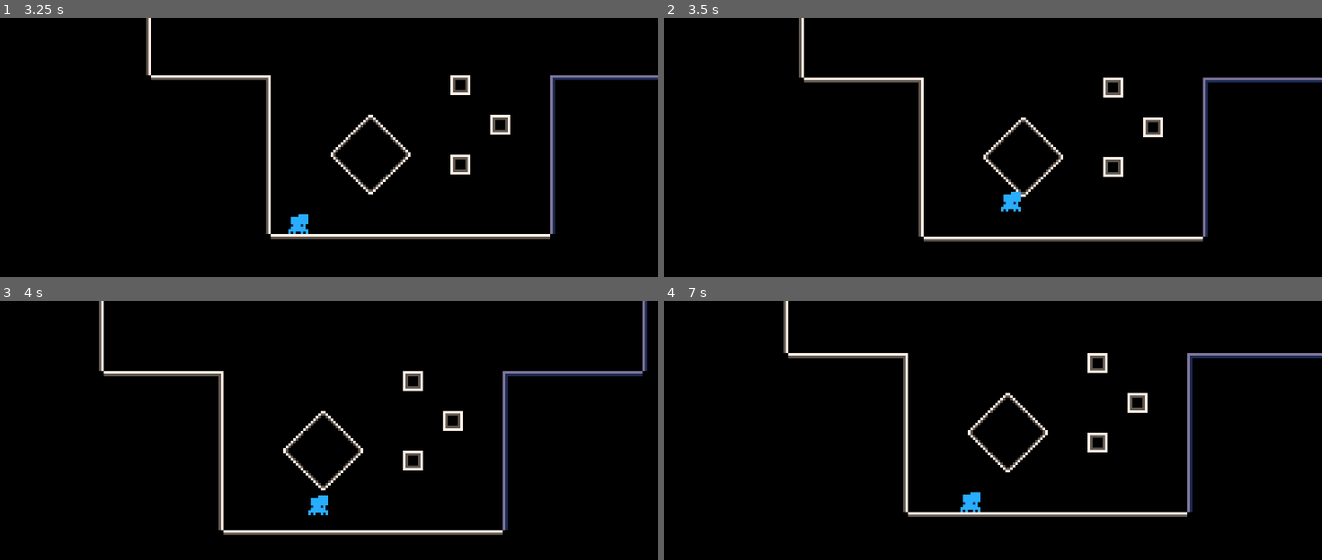
Above: before the commit, frames 1-4 (two rows, left to right).
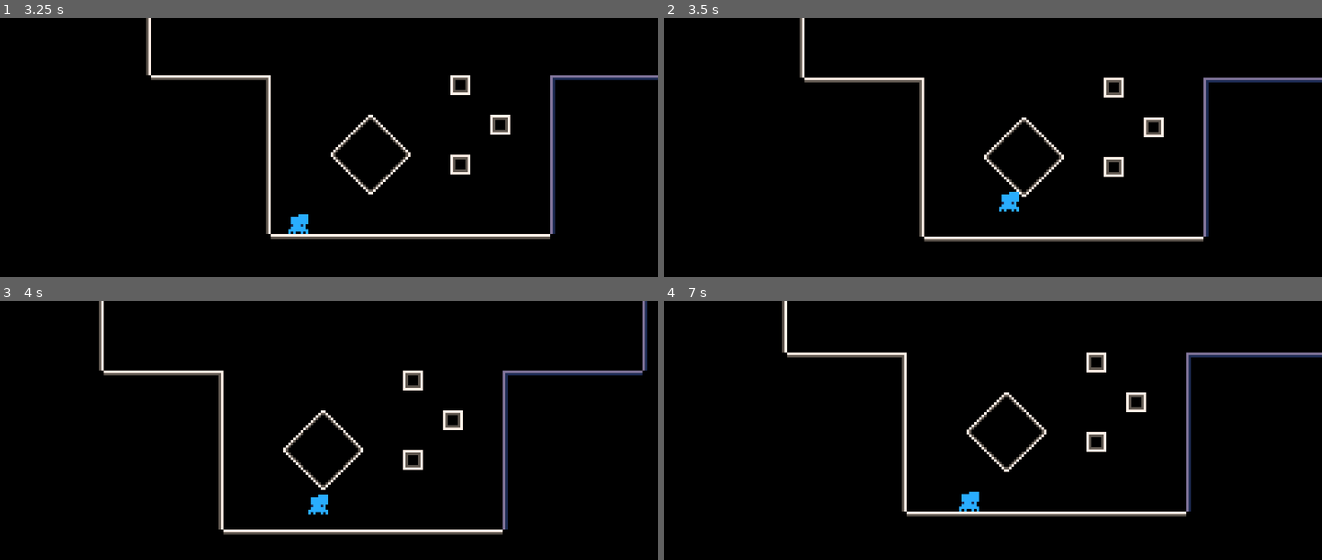
Above: after the commit, the same moments.

Repository: Flamenccio/spider-jump
Game: Godot game, scene res://world.tscn
Two runs of this game, one before a commit and one after it. Both use one fixed random seed, a clock stepped at 60 frames per second and the inputs below.
Inputs (mouse positions are in pixels of both pictures, inside the frame that each line leads up to):
- Up to frame 1 (3.25 s): tap Enter at 0.5 s; move the mouse to (454, 199) at 0.52 s; press the mouse at (454, 199) at 0.53 s; hold D (move_right) 0.53-1.25 s; release the mouse at (454, 199) at 1.25 s; drag from (157, 238) to (315, 220) at 1.27 s; move the mouse to (368, 131) at 2.02 s; hold D (move_right) 2.03-2.75 s; tap Delete at 2.1 s; drag from (outside the picture) to (85, 157) at 2.77 s
- Up to frame 2 (3.5 s): no input
- Up to frame 3 (4 s): move the mouse to (outside the picture) at 3.52 s; hold A (move_left) from 3.53 s (still down); tap V at 3.6 s
- Up to frame 4 (7 s): release A (move_left) at 4.25 s; drag from (749, 440) to (854, 402) at 4.27 s; move the mouse to (999, 503) at 5.02 s; hold S (move_down) 5.03-5.75 s; tap Backspace at 5.1 s; click (999, 503) at 5.17 s; drag from (854, 402) to (927, 505) at 5.77 s; move the mouse to (1118, 482) at 6.52 s; hold W (move_up) from 6.53 s (still down); tap C at 6.6 s

Frame 1 is identical in both runs. In frame 2, 1.2% of the frame differs, in the area x 20-83%, y 0-87%; in frame 3, 1.5%; in frame 4, 3.1%, in the area x 17-100%, y 0-84%.

Commit message:
remove print calls

Diff:
--- a/behavior_state/player/air.gd
+++ b/behavior_state/player/air.gd
@@ -3,5 +3,4 @@
 signal airborne()
 
 func enter_state() -> void:
-	print('air')
 	airborne.emit()
--- a/jump.gd
+++ b/jump.gd
@@ -15,4 +15,3 @@
 	if not action_active:
 		return
 	_player_rb.apply_impulse(-1 * _pull * _jump_force)
-	print('jump: ', -1 * _pull * _jump_force)
--- a/state_machine_handler.gd
+++ b/state_machine_handler.gd
@@ -41,7 +41,6 @@
 
 
 func set_property(property_name: String, value: Variant) -> void:
-	print('set: ', property_name)
 	if property_name == '' or property_name == null:
 		printerr('state machine handler: invalid property name')
 		return
--- a/world.tscn
+++ b/world.tscn
@@ -213,12 +213,41 @@
 comparation = 0
 name = "slippery"
 
+[sub_resource type="Resource" id="Resource_gggvi"]
+script = ExtResource("10_2u3nc")
+value = false
+comparation = 0
+name = "ground"
+
 [sub_resource type="Resource" id="Resource_k83mh"]
 script = ExtResource("9_hiqwa")
 from = "SlipperyGround"
 to = "Air"
 conditions = {
+"ground": SubResource("Resource_gggvi"),
 "slippery": SubResource("Resource_o3ebs")
+}
+priority = 0
+
+[sub_resource type="Resource" id="Resource_w44yn"]
+script = ExtResource("10_2u3nc")
+value = false
+comparation = 0
+name = "slippery"
+
+[sub_resource type="Resource" id="Resource_6ah6f"]
+script = ExtResource("10_2u3nc")
+value = true
+comparation = 0
+name = "ground"
+
+[sub_resource type="Resource" id="Resource_g1i3r"]
+script = ExtResource("9_hiqwa")
+from = "SlipperyGround"
+to = "Ground"
+conditions = {
+"ground": SubResource("Resource_6ah6f"),
+"slippery": SubResource("Resource_w44yn")
 }
 priority = 0
 
@@ -243,7 +272,8 @@
 "SlipperyGround": SubResource("Resource_jjr1n")
 },
 "SlipperyGround": {
-"Air": SubResource("Resource_k83mh")
+"Air": SubResource("Resource_k83mh"),
+"Ground": SubResource("Resource_g1i3r")
 }
 }
 name = ""
@@ -263,8 +293,6 @@
 physics_material_override = SubResource("PhysicsMaterial_f3sb7")
 gravity_scale = 0.333
 lock_rotation = true
-continuous_cd = 2
-contact_monitor = true
 max_contacts_reported = 2
 script = ExtResource("2_pkg7o")
 
Not shown: 1 places in world.tscn that only renumber resources
